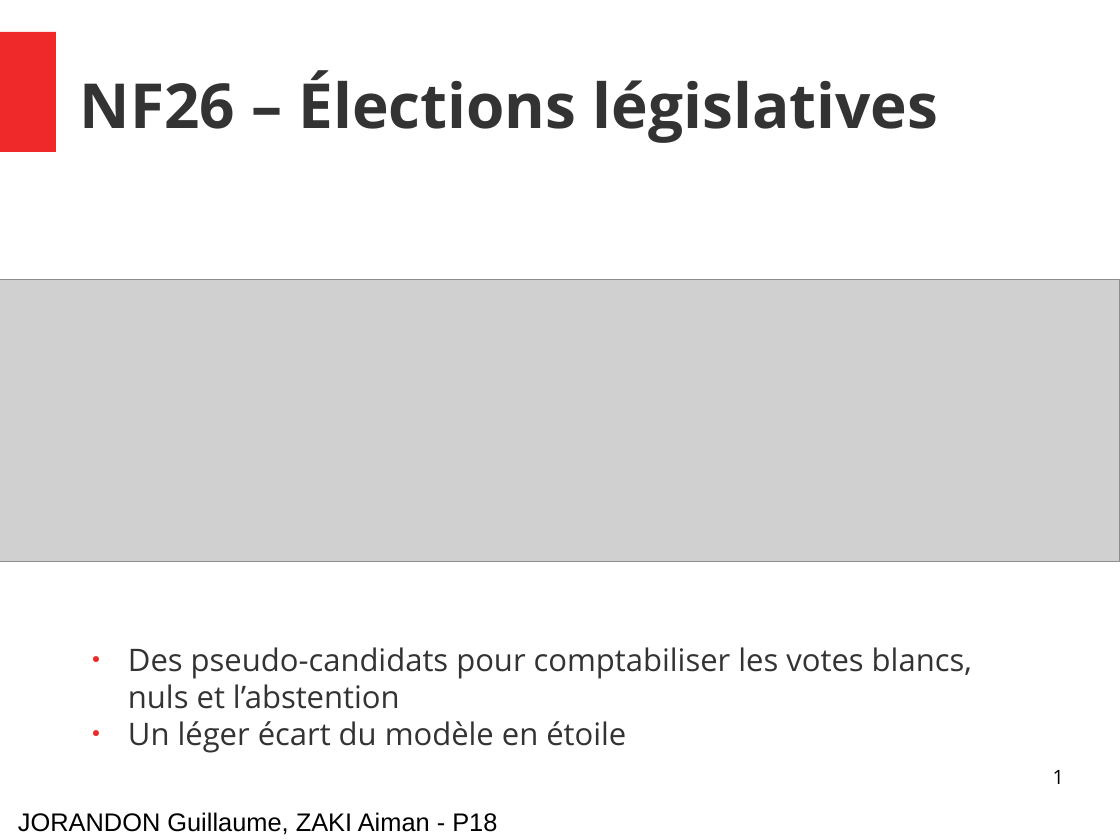
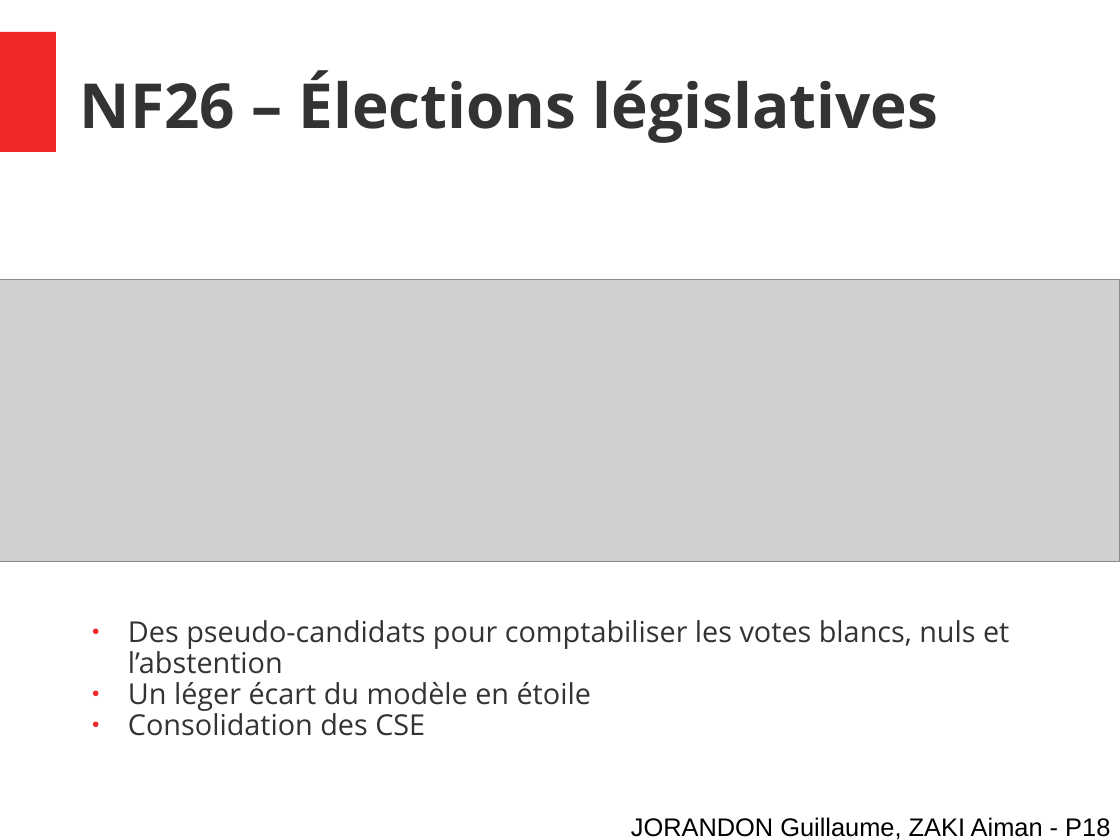
Before and after one commit to Aiman1/PROJET-nf26, a slide deck: slide 1 of slides.odp. Drawn at 1120x840 pixels with LibreOffice and Linux fonts; fonts in the diff are those of the drawing; grey boxes stand for pictures. Boxes give left, top, right and bottom in pixels: in the first picture for what was removed or moved away, otherwise in the second. Text is boxed around its words. In the diff, an @@ line names an element or a change of style, - is before the commit and + after.

```diff
--- a/slides.odp
+++ b/slides.odp
@@ text "Des pseudo-candidats pour comptabiliser les ...": place and size @@
-text "Des pseudo-candidats pour comptabiliser les ..." at bbox=[128, 647, 972, 753]
+text "Des pseudo-candidats pour comptabiliser les ..." at bbox=[128, 620, 1009, 736]
@@ text at bbox=[128, 620, 1009, 711]: size 22 to 20.4 pt in "Des pseudo-candidats pour comptabiliser les votes blancs, ...", "Un léger écart du modèle en étoile"; indent changed; line spacing 1 to 0.9 @@
@@ text at bbox=[128, 708, 425, 736]: paragraph added @@
+● Consolidation des CSE
@@ page number removed at bbox=[1053, 770, 1064, 784] @@
-1
@@ text "JORANDON Guillaume, ZAKI Aiman - ...": place and size @@
-text "JORANDON Guillaume, ZAKI Aiman - ..." at bbox=[18, 812, 497, 835]
+text "JORANDON Guillaume, ZAKI Aiman - ..." at bbox=[631, 817, 1110, 840]
```
Also in this commit, not shown: 1 slide added, 1 slide removed.
